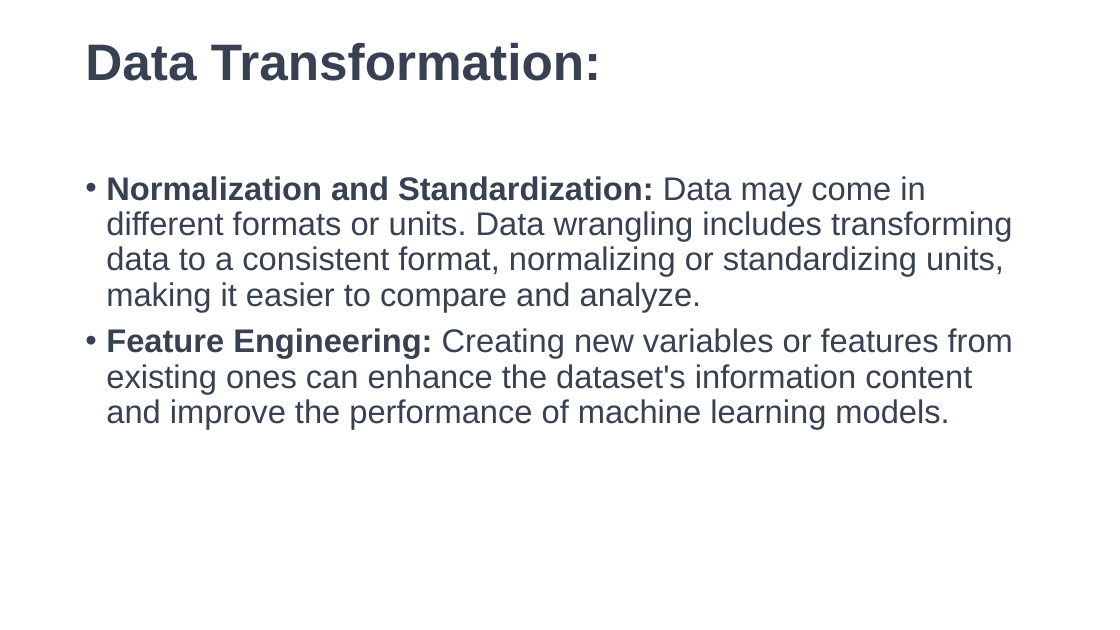
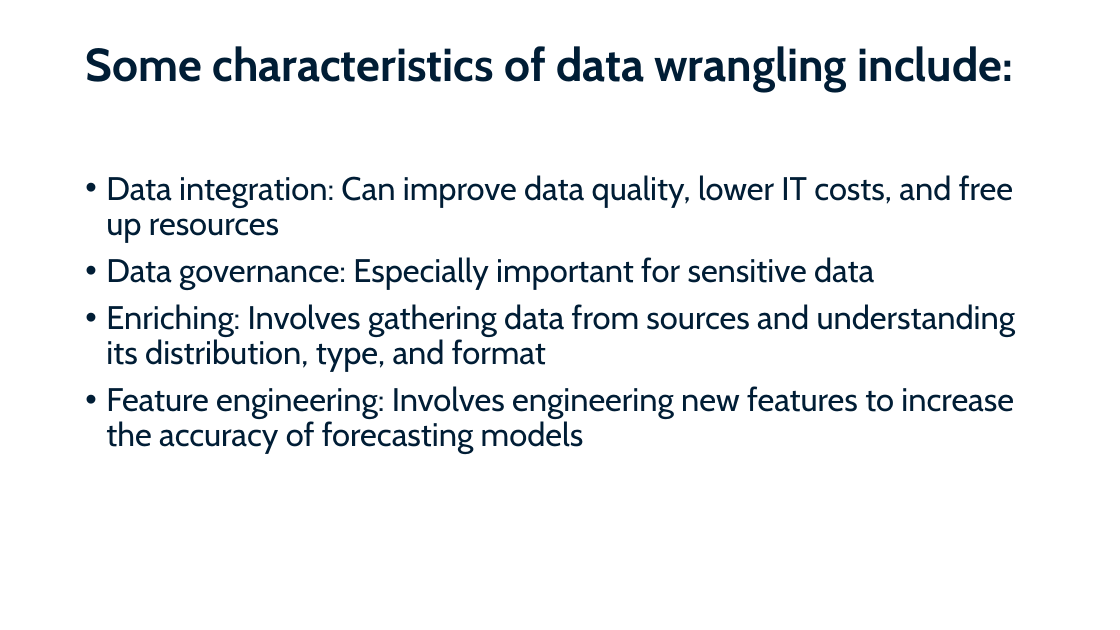
Before and after one commit to damallajyothii/damallaj, a slide deck: slide 23 of unit-IV.pptx (slide 5 before the commit). Drawn at 1120x630 pixels with LibreOffice and Linux fonts; fonts in the diff are those of the drawing. Boxes give left, top, right and bottom in pixels: in the first picture for what was removed or moved away, otherwise in the second. Text is boxed around its words. In the diff, an @@ line names an element or a change of style, - is before the commit and + after.

```diff
--- a/unit-IV.pptx
+++ b/unit-IV.pptx
@@ title at (85, 46, 1013, 92): text changed; size 44 to 39.6 pt; font Arial to Cabin; text colour #374151 to #001D35 @@
-Data Transformation:
+Some characteristics of data wrangling include:
@@ text at (106, 175, 1016, 454): text changed; font Arial to Cabin; text colour #374151 to #001D35 @@
-• Normalization and Standardization: Data may come in different formats or units. Data wrangling includes transforming data to a consistent format, normalizing or standardizing units, making it easier to compare and analyze.
-• Feature Engineering: Creating new variables or features from existing ones can enhance the dataset's information content and improve the performance of machine learning models.
+• Data integration: Can improve data quality, lower IT costs, and free up resources
+• Data governance: Especially important for sensitive data
+• Enriching: Involves gathering data from sources and understanding its distribution, type, and format
+• Feature engineering: Involves engineering new features to increase the accuracy of forecasting models
```
Also in this commit, not shown: 4 other slides changed, 18 slides added, 33 slides removed.
